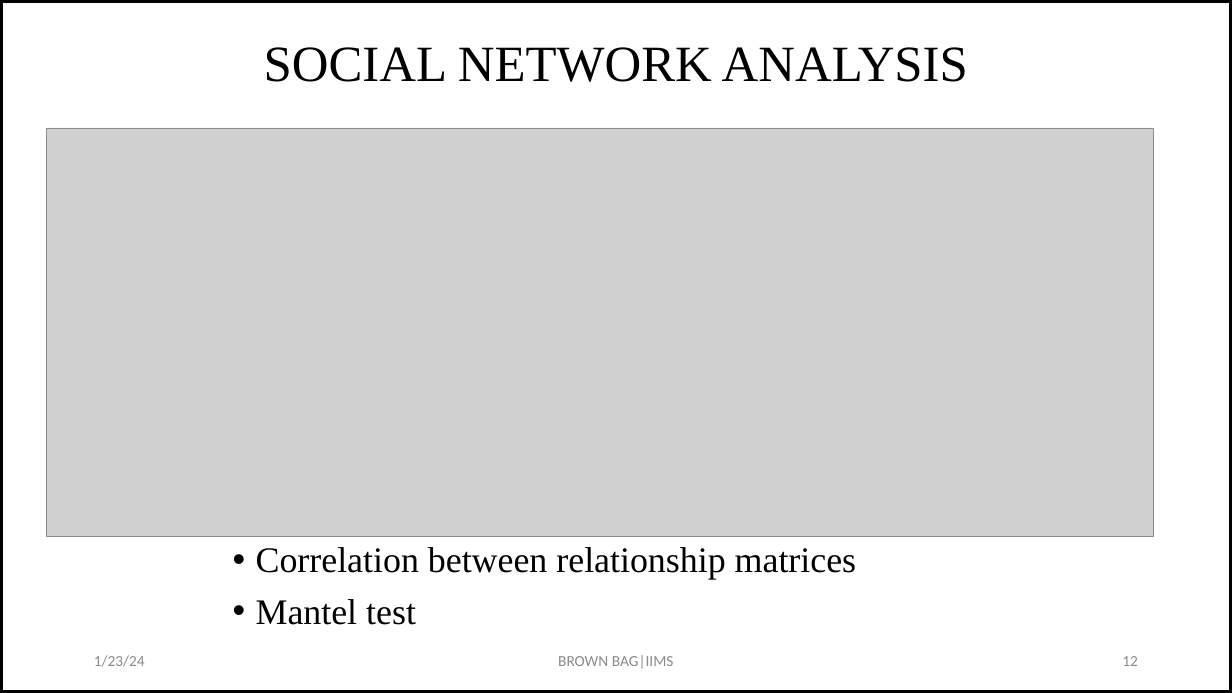
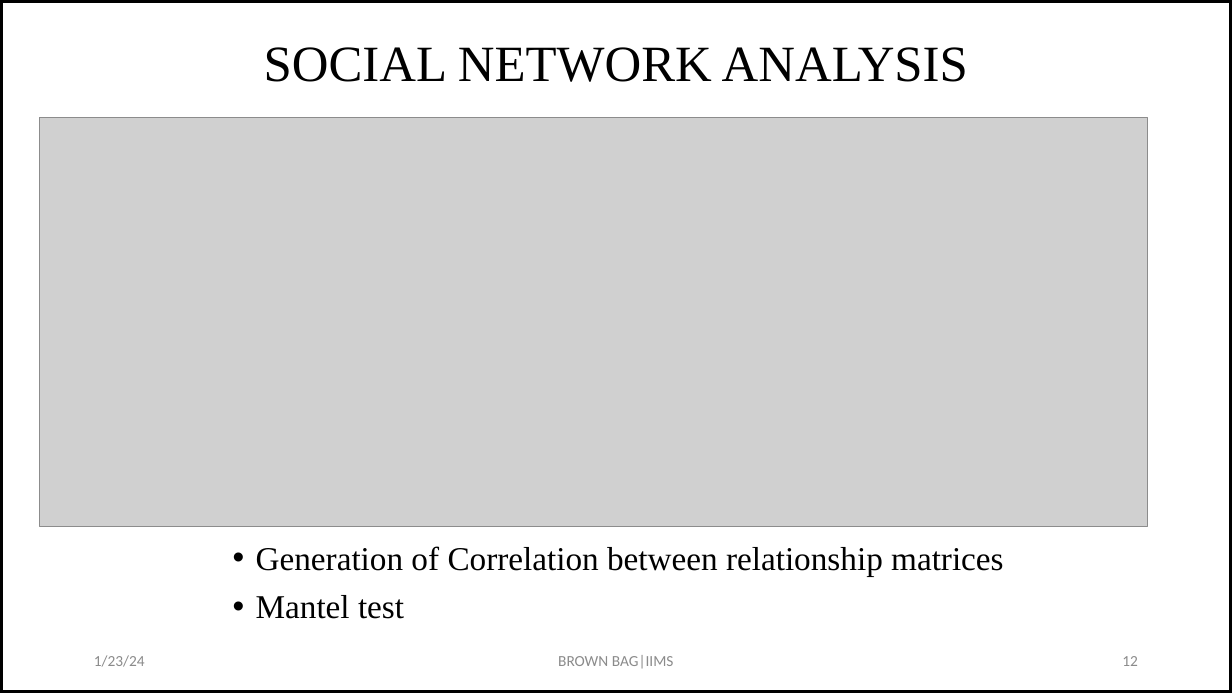
Before and after one commit to drkbhere/Retraction-Analysis, a slide deck: slide 12 of Brownbag-updated.pptx. Drawn at 1232x693 pixels with LibreOffice and Linux fonts; fonts in the diff are those of the drawing; grey boxes stand for pictures. Boxes give left, top, right and bottom in pixels: in the first picture for what was removed or moved away, otherwise in the second. Text is boxed around its words. In the diff, an @@ line names an element or a change of style, - is before the commit and + after.

```diff
--- a/Brownbag-updated.pptx
+++ b/Brownbag-updated.pptx
@@ picture: place and size @@
-picture at [46,128,1154,537]
+picture at [40,118,1148,527]
@@ text at [256,546,1003,576]: text changed; size 28 to 25.9 pt @@
-• Correlation between relationship matrices
+• Generation of Correlation between relationship matrices
@@ text at [256,595,404,619]: size 28 to 25.9 pt in "Mantel test" @@
```
Also in this commit, not shown: 10 other slides changed, 2 slides added, 3 other files.
